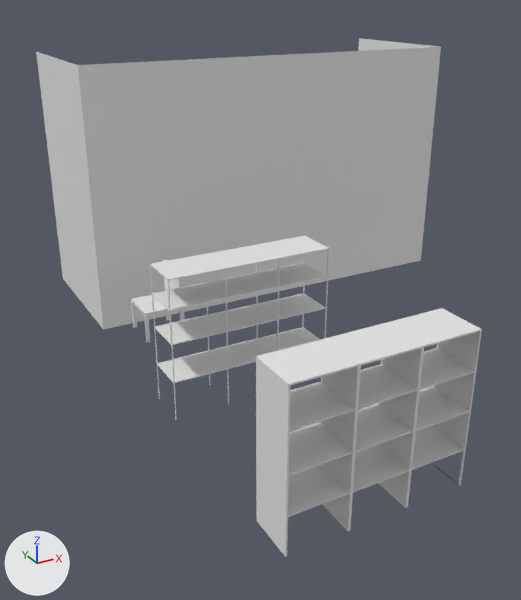
An edit to the Blender file blender_python_files/objectsDatacenter.blend, drawn before and after from the same camera.
One viewpoint serves both versions: a camera (50 mm lens) standing at (-9.4, -34.5, 17.0) and looking at (6.7, -5.3, 2.4). Arrows for +X, +Y and +Z are at lower left; the lights stay in place.

Names of what the first picture shows: 'Cube.001', 'Cube.002', 'SimpleChair', 'pared1', 'pared2'.
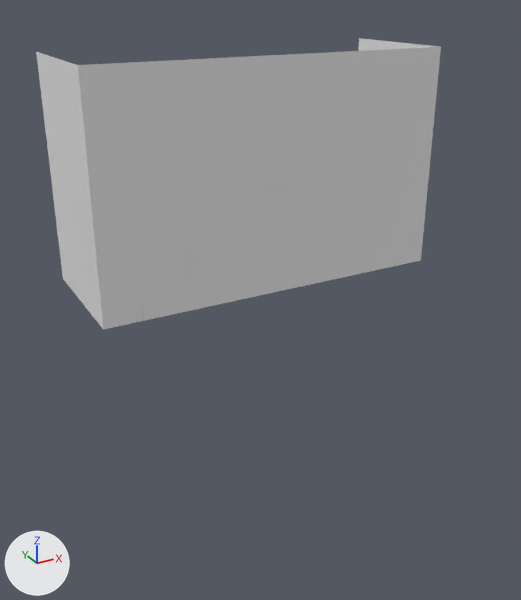
The edits, one by one:
Object 'SimpleChair' (ob_simplechair) is deleted.
Object 'Cube.001' (ob_cube_001) is deleted.
Object 'Cube.002' (ob_cube_002) is deleted.

Where the change shows, as pixel boxes [x1, y1, x2, y2] in the pictures (521 x 600 px):
'Cube.001', deleted
    before: [256, 308, 482, 557]
'Cube.002', deleted
    before: [150, 236, 329, 420]
'SimpleChair', deleted
    before: [131, 260, 185, 343]
